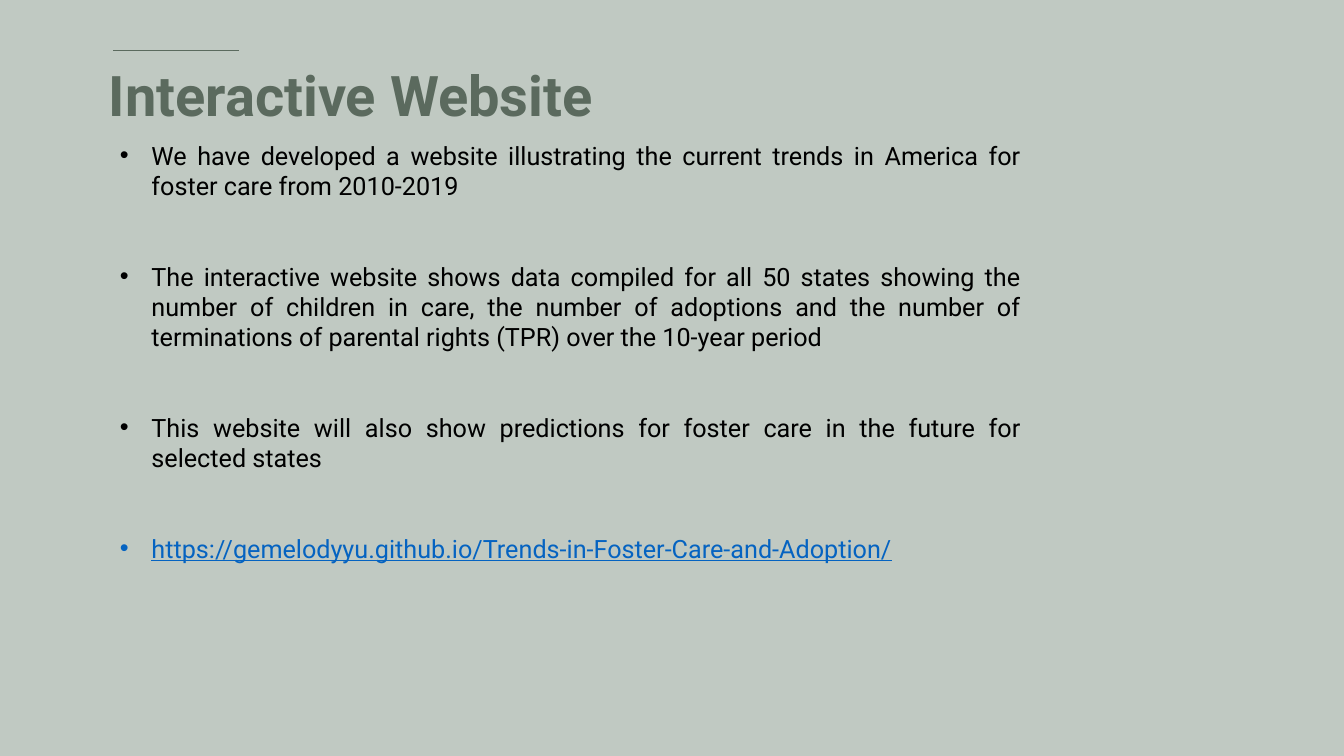
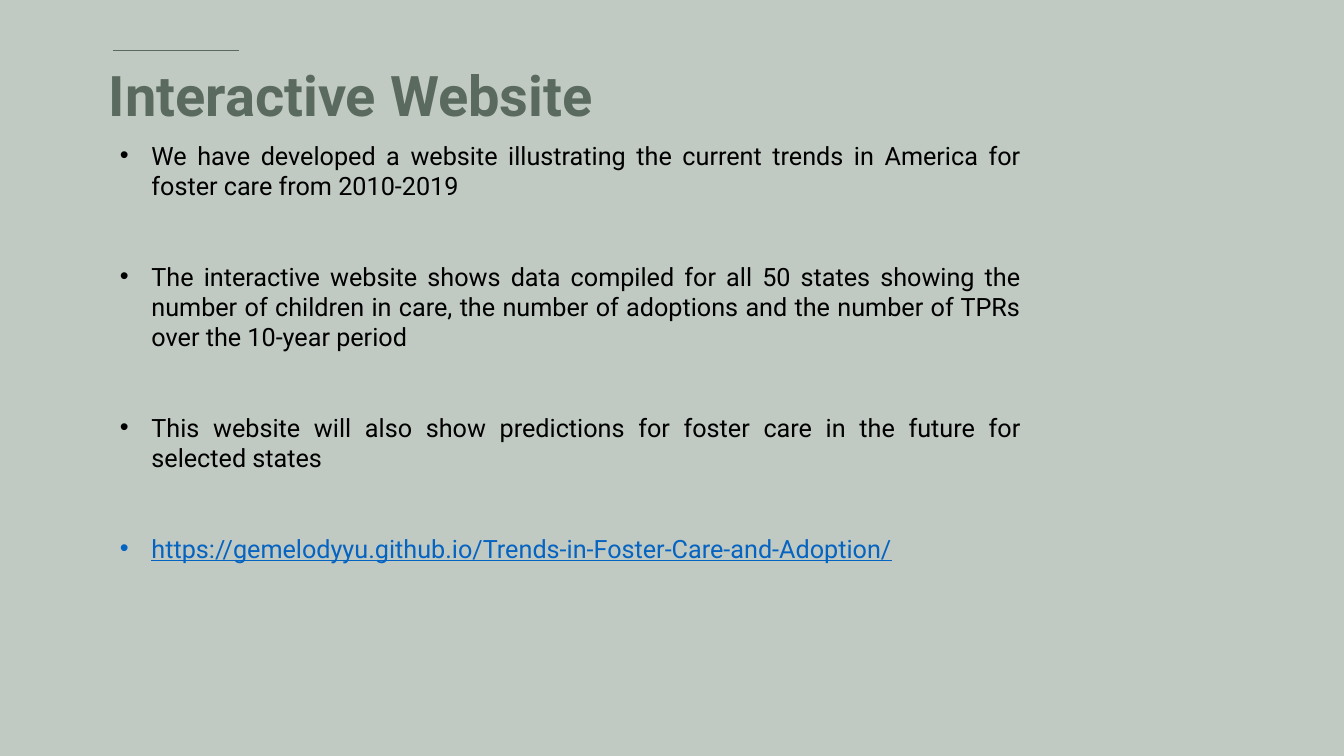
Before and after one commit to gemelodyyu/Trends-in-Foster-Care-and-Adoption, a slide deck: slide 9 of Power Point/Project 3-Trends in Foster Care-FINAL.pptx. Drawn at 1344x756 pixels with LibreOffice and Linux fonts; fonts in the diff are those of the drawing. Boxes give left, top, right and bottom in pixels: in the first picture for what was removed or moved away, otherwise in the second. Text is boxed around its words. In the diff, an @@ line names an element or a change of style, - is before the commit and + after.

```diff
--- a/Power Point/Project 3-Trends in Foster Care-FINAL.pptx
+++ b/Power Point/Project 3-Trends in Foster Care-FINAL.pptx
@@ text at [151, 267, 1020, 352]: text changed @@
-• The interactive website shows data compiled for all 50 states showing the number of children in care, the number of adoptions and the number of terminations of parental rights (TPR) over the 10-year period
+• The interactive website shows data compiled for all 50 states showing the number of children in care, the number of adoptions and the number of TPRs over the 10-year period
```
Also in this commit, not shown: 2 other slides changed.
